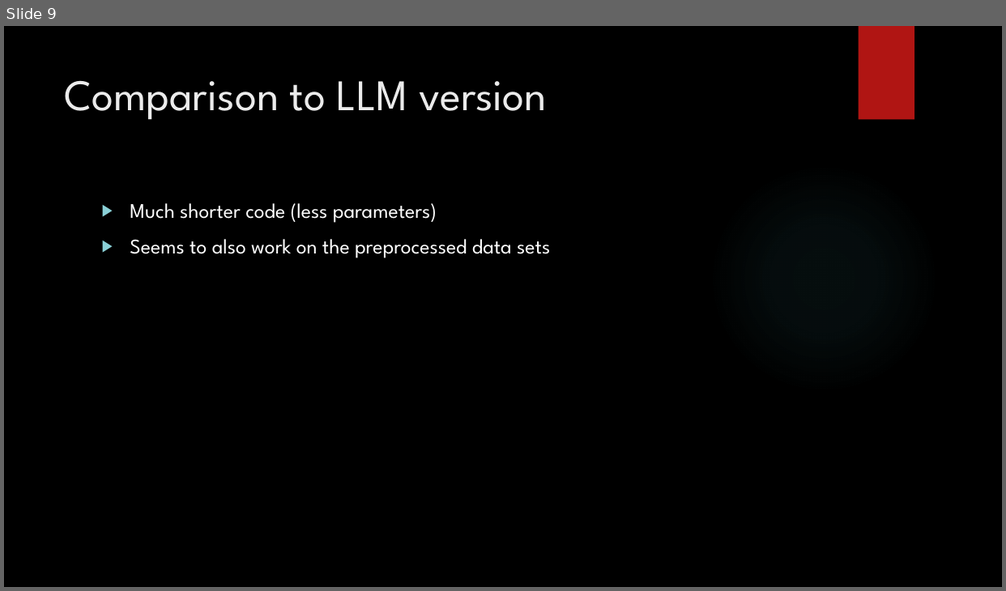
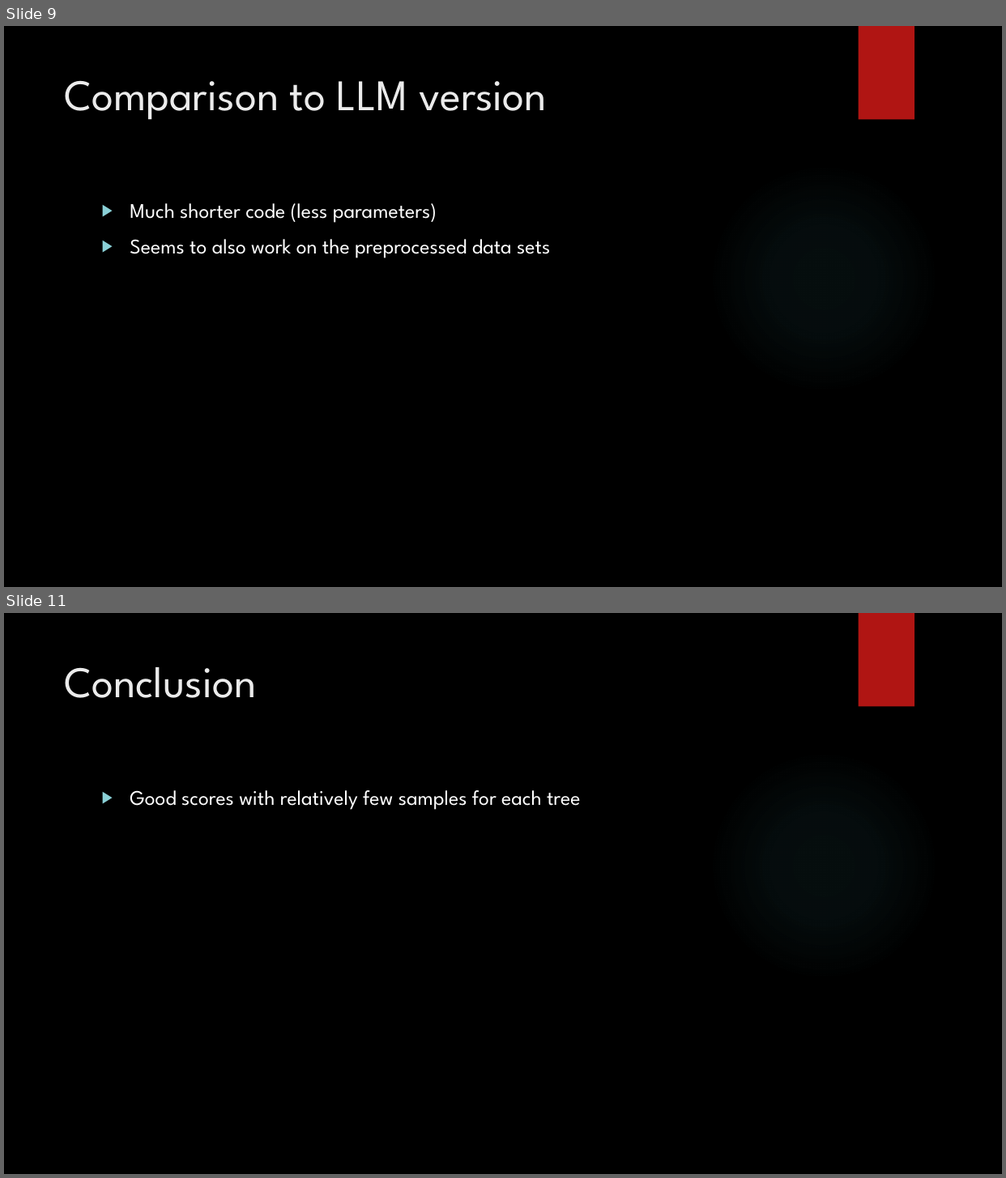
Before and after one commit to amanfc7/Machine-Learaning, a slide deck: ex2/Exercise_2_ppt.pptx. Shown one above the other, each under a label of ours: slide 9 before the commit, slides 9 and 11 after it; the slides between them are not shown. The pictures are 1006x591 and 1006x1178 pixels, drawn with LibreOffice and Linux fonts; fonts in the diff are those of the drawing; background and template pictures are left out. Boxes give left, top, right and bottom in pixels: in the first picture for what was removed or moved away, otherwise in the second. Text is boxed around its words. In the diff, an @@ line names an element or a change of style, - is before the commit and + after.

```diff
--- a/ex2/Exercise_2_ppt.pptx
+++ b/ex2/Exercise_2_ppt.pptx
@@ slide 11 added at (4, 613, 1002, 1174), background picture (left out); not listed: 2 template elements that a slide beside it also shows @@
@@ title added at (65, 667, 257, 698), 42 pt, text #EBEBEB @@
+Conclusion
@@ text added at (130, 790, 580, 810), 20 pt, text #FFFFFF @@
+▶ Good scores with relatively few samples for each tree
```
Also in this commit, not shown: 2 slides changed, 2 slides removed, 1 other file.
